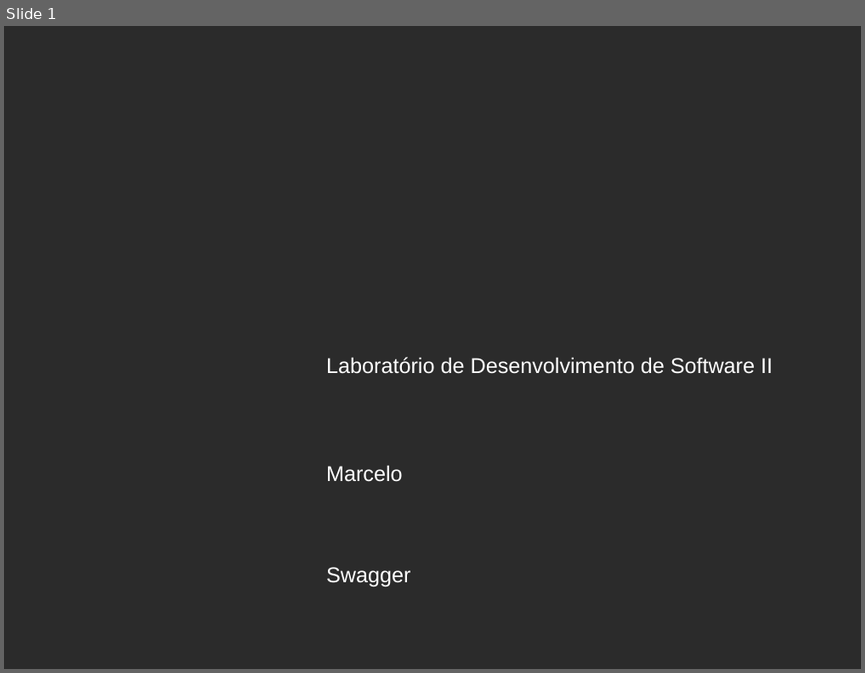
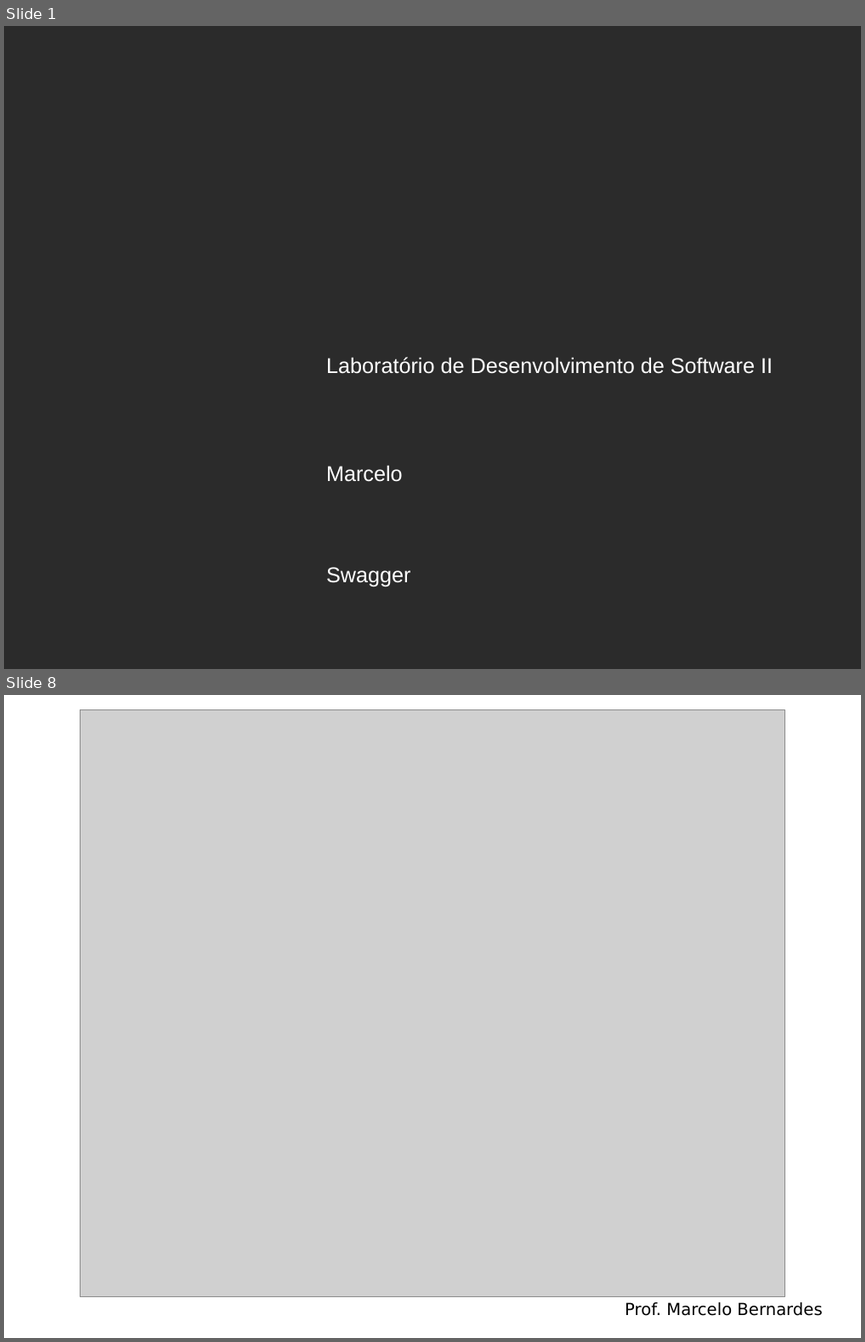
Before and after one commit to mbernardesp/lab-dev-software-sgh, a slide deck: slides/swagger.pptx. Shown one above the other, each under a label of ours: slide 1 before the commit, slides 1 and 8 after it; the slides between them are not shown. The pictures are 865x673 and 865x1342 pixels, drawn with LibreOffice and Linux fonts; fonts in the diff are those of the drawing; grey boxes stand for pictures; background and template pictures are left out; a plain dark background stands for a picture behind light text. Boxes give left, top, right and bottom in pixels: in the first picture for what was removed or moved away, otherwise in the second. Text is boxed around its words. In the diff, an @@ line names an element or a change of style, - is before the commit and + after.

```diff
--- a/slides/swagger.pptx
+++ b/slides/swagger.pptx
@@ slide 8 added at [4, 695, 861, 1338], background #FFFFFF @@
@@ picture added at [80, 709, 784, 1297] @@
@@ text added at [624, 1302, 822, 1315], 14 pt, text #000000 @@
+Prof. Marcelo Bernardes
```
Also in this commit, not shown: 6 slides changed, 4 other slides added, 5 slides removed, 31 other files.
